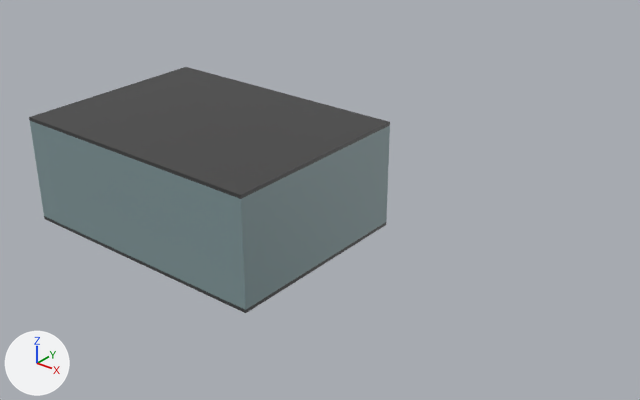
What one commit did to the FBX model Assets/Resources/House/Basement/Sotano.fbx.
The view is the same before and after, from a 50 mm camera at (16.97, -16.18, 11.9) aimed at (2.87, 1.45, 0.97). Lighting does not change. The marker at lower left points along +X, +Y and +Z. Where no turn or scale is listed for an object, it has been applied to the vertices.

Script lines for the objects in view, before the commit:
```python
me_cube_001 = bpy.data.meshes.new('Cube.001')
me_cube_001.from_pydata(...)  # a box spanning x -4.05..4.05, y -3.0..3.0, z -0.05..0.05
me_cube_001.materials.append(mat_material_004)  # black #424242
me_cube_002 = bpy.data.meshes.new('Cube.002')
me_cube_002.from_pydata(...)  # a box spanning x -0.03..0.03, y -3.0..3.0, z -1.5..1.5
me_cube_002.materials.append(mat_material_003)  # cyan #82989b
me_cube_004 = bpy.data.meshes.new('Cube.004')
me_cube_004.from_pydata(...)  # a box spanning x -0.03..0.03, y -3.0..3.0, z -1.5..1.5
me_cube_004.materials.append(mat_material_003)  # cyan #82989b
me_cube_005 = bpy.data.meshes.new('Cube.005')
me_cube_005.from_pydata(...)  # a box spanning x -4.0..4.0, y -0.03..0.03, z -1.5..1.5
me_cube_005.materials.append(mat_material_003)  # cyan #82989b
me_cube_009 = bpy.data.meshes.new('Cube.009')
me_cube_009.from_pydata(...)  # a box spanning x -4.05..4.05, y -3.0..3.0, z -0.05..0.05
me_cube_009.materials.append(mat_material_004)  # black #424242
ob_cube = bpy.data.objects.new('Cube', me_cube_001)
ob_cube.location = (0.05, 0.0, 0.0)
ob_cube_001 = bpy.data.objects.new('Cube.001', me_cube_002)
ob_cube_001.location = (-3.98, 0.0, 1.55)
ob_cube_003 = bpy.data.objects.new('Cube.003', me_cube_004)
ob_cube_003.location = (4.08, 0.0, 1.55)
ob_cube_004 = bpy.data.objects.new('Cube.004', me_cube_005)
ob_cube_004.location = (0.05, -2.98, 1.55)
ob_cube_005 = bpy.data.objects.new('Cube.005', me_cube_009)
ob_cube_005.location = (0.05, 0.0, 3.1)
```
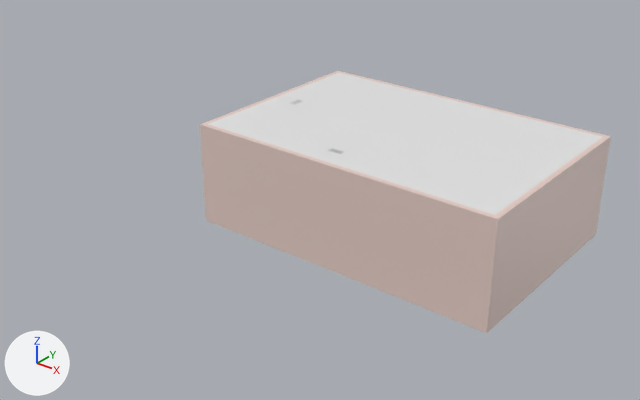
Where the change shows, as pixel boxes [x1, y1, x2, y2] in the pictures (640 x 400 px):
'Room', added: after [200, 71, 611, 333]
'Ceiling', added: after [208, 73, 603, 215]
'Cube.005', deleted: before [29, 67, 390, 199]
'Cube.004', deleted: before [31, 121, 244, 309]
'Cube.003', deleted: before [239, 126, 390, 310]
'Cube', deleted: before [44, 216, 386, 313]
'Cube.001', deleted: before [30, 121, 45, 216]

The change, as a list of edits to the scene's bpy script:
```text
Add mat_ceiling_material:
    mat_ceiling_material = principled_material('Ceiling_material')
    mat_ceiling_material.base_color = (0.8, 0.8, 0.8)  # white #e7e7e7
    mat_ceiling_material.roughness = 0.4
Add mat_wall_material:
    mat_wall_material = principled_material('Wall_material')
    mat_wall_material.base_color = (0.8, 0.621, 0.57)  # white #e7cfc7
    mat_wall_material.roughness = 0.4
Add me_ceiling:
    me_ceiling.from_pydata([(0.0, 0.0, 3.0), (9.0, 0.0, 3.0), (9.0, 6.0, 3.0), (0.0, 6.0, 3.0), (0.0, 3.0, 3.0)], [], [(0, 4, 3, 2, 1)])
    me_ceiling.materials.append(mat_ceiling_material)  # white #e7e7e7
Add me_temp_001:
    me_temp_001.from_pydata(...)  # 20 vertices, 20 faces; spans x -0.15..9.15, y -0.15..6.15, z 0.0..3.0
    me_temp_001.materials.append(mat_wall_material)  # white #e7cfc7
Remove ob_cube_001:
    ob_cube_001 = bpy.data.objects.new('Cube.001', me_cube_002)
    ob_cube_001.location = (-3.98, 0.0, 1.55)
Remove ob_cube_003:
    ob_cube_003 = bpy.data.objects.new('Cube.003', me_cube_004)
    ob_cube_003.location = (4.08, 0.0, 1.55)
Remove ob_cube_004:
    ob_cube_004 = bpy.data.objects.new('Cube.004', me_cube_005)
    ob_cube_004.location = (0.05, -2.98, 1.55)
Remove ob_cube:
    ob_cube = bpy.data.objects.new('Cube', me_cube_001)
    ob_cube.location = (0.05, 0.0, 0.0)
Remove ob_cube_005:
    ob_cube_005 = bpy.data.objects.new('Cube.005', me_cube_009)
    ob_cube_005.location = (0.05, 0.0, 3.1)
Add ob_ceiling:
    ob_ceiling = bpy.data.objects.new('Ceiling', me_ceiling)
    ob_ceiling.location = (0.0, 0.0, 0.0)
Add ob_room:
    ob_room = bpy.data.objects.new('Room', me_temp_001)
    ob_room.location = (0.0, 0.0, 0.0)
```
